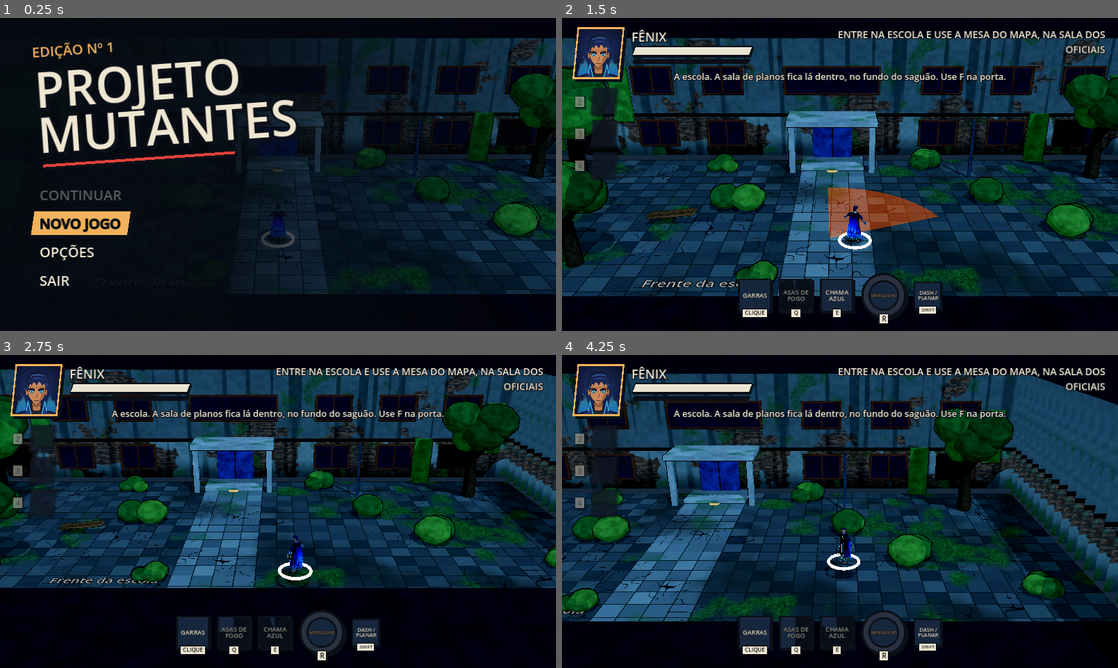
Above: before the commit, frames 1-4 (two rows, left to right).
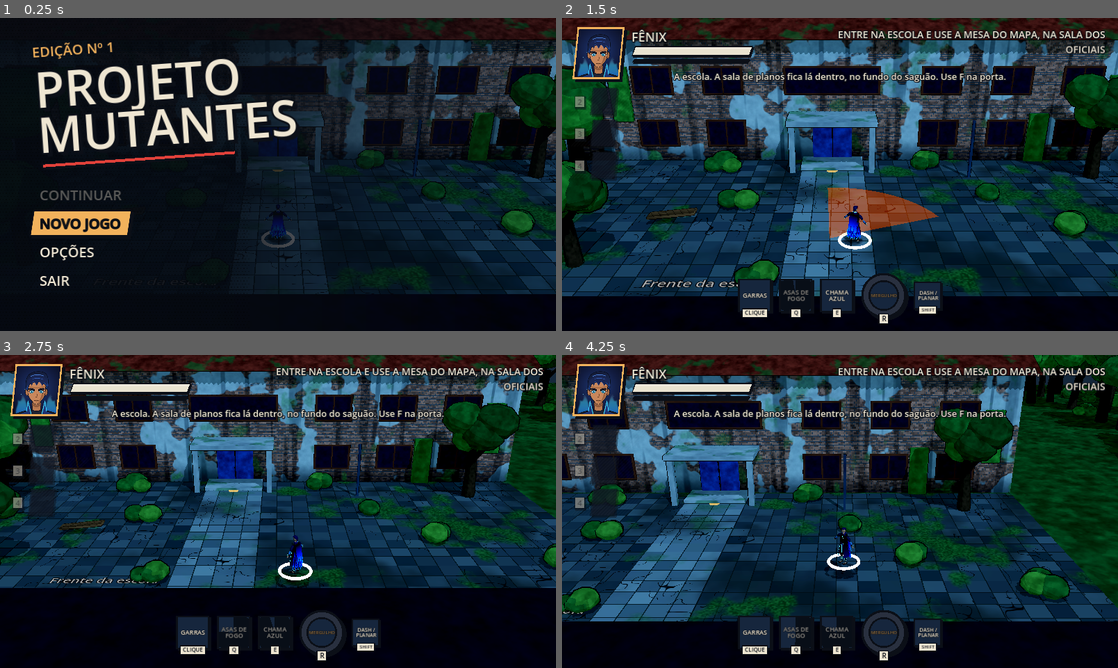
Above: after the commit, the same moments.

Repository: Giovivi/jogo_do_bolo
Game: Godot game, scene res://scenes/main.tscn
The game is run twice, just before and just after one commit, with the same random seed, the same clock (stepped at 60 frames per second) and the same inputs.
Inputs (mouse positions are in pixels of both pictures, inside the frame that each line leads up to):
- Up to frame 1 (0.25 s): no input
- Up to frame 2 (1.5 s): click "NOVO JOGO" at 0.5 s; tap Enter (confirm) at 1.25 s; move the mouse to (962, 158) at 1.27 s; hold D (move_right) from 1.28 s (still down); hold Q (ability_1) from 1.28 s (still down); click (962, 158) at 1.42 s
- Up to frame 3 (2.75 s): tap Space (jump) at 1.52, 2.27 s; move the mouse to (166, 527) at 2.02 s; release D (move_right) at 2.03 s; release Q (ability_1) at 2.03 s; hold S (move_down) from 2.03 s (still down); tap E (ability_2) at 2.1 s
- Up to frame 4 (4.25 s): move the mouse to (895, 442) at 2.77 s; release S (move_down) at 2.78 s; press the mouse at (895, 442) at 2.78 s; hold D (move_right) 2.78-3.53 s; move the mouse to (812, 574) at 3.52 s; release the mouse at (812, 574) at 3.53 s; hold W (move_up) from 3.53 s (still down); tap Enter (confirm) at 3.6 s; click (812, 574) at 3.67 s; tap Space (jump) at 3.77 s

The runs differ from the first frame. In frame 1, 8.3% of the frame differs, in the area x 43-100%, y 0-71%; in frame 2, 24%; in frame 3, 24%; in frame 4, 33%, in the area x 0-100%, y 0-86%.

Commit message:
Hub: prédio da escola com telhado, campo maior e mata física nas bordas
Co-Authored-By: Claude Opus 5.5 <noreply@anthropic.com>
Claude-Session: https://claude.ai/code/session_01GLyMG5BnQWAf1q9zx54Hy1

Diff:
--- a/scripts/art/look.gd
+++ b/scripts/art/look.gd
@@ -113,6 +113,8 @@
 		var r := rng.randf_range(0.9, 1.5) * scale
 		var off := Vector3(rng.randf_range(-1.2, 1.2), rng.randf_range(3.4, 4.8), rng.randf_range(-1.0, 1.0)) * scale
 		piece(t, blob(r, r * 1.6), foliage(greens[i % 3]), off, Vector3(0, rng.randf_range(0, 90), 0))
+	# O tronco é sólido: ninguém atravessa árvore.
+	_solid_cylinder(t, Vector3.ZERO, 0.4 * scale, 3.0 * scale)
 	return t
 
 
@@ -124,3 +126,20 @@
 		var r := size * rng.randf_range(0.35, 0.6)
 		var off := Vector3(rng.randf_range(-0.5, 0.5) * size, r * 0.6, rng.randf_range(-0.4, 0.4) * size)
 		piece(parent, blob(r, r * 1.4), foliage(greens[i % 2]), pos + off)
+	# A moita também é sólida.
+	_solid_cylinder(parent, pos, 0.42 * size, 0.9 * size)
+
+
+## Cilindro de colisão (camada do mundo) com a base em `base`.
+static func _solid_cylinder(parent: Node3D, base: Vector3, radius: float, height: float) -> void:
+	var body := StaticBody3D.new()
+	body.collision_layer = 1  # Game.LAYER_WORLD
+	body.collision_mask = 0
+	var shape := CollisionShape3D.new()
+	var cyl := CylinderShape3D.new()
+	cyl.radius = radius
+	cyl.height = height
+	shape.shape = cyl
+	body.add_child(shape)
+	body.position = base + Vector3(0, height * 0.5, 0)
+	parent.add_child(body)
--- a/scripts/hub/escola.gd
+++ b/scripts/hub/escola.gd
@@ -16,6 +16,10 @@
 const MEZ_Y := 3.5
 const LAMP := Color(1.0, 0.76, 0.42)
 
+const CAMPO_X := 34.0     # o campo vai de -34 a 34 em x
+const CAMPO_Z0 := -26.0   # e de -26 (atrás do prédio) até a frente do pátio
+const PREDIO_Z0 := -8.0   # fundo do prédio
+
 var inside_spawn := Vector3(IN_X, 0, 2)
 var outside_door_spot := Vector3(0, 0, 10)
 
@@ -24,6 +28,7 @@
 var _lab_door: Door
 ## Parede da frente das salas laterais: {rect, mat} (some com o grupo dentro).
 var _frentes: Array[Dictionary] = []
+var _predio: Node3D
 var _porta_oficiais: Array = []
 var _mapa: MesaMapa
 
@@ -66,8 +71,14 @@
 	_floor(-20, 8, 20, 24, Color.WHITE)
 	# Caminho de cimento rachado até a porta.
 	_box_visual_mat(Vector3(0, 0.01, 16), Vector3(4, 0.02, 16), Look.tiles({"tile_a": Color(0.5, 0.49, 0.45), "tile_b": Color(0.46, 0.45, 0.42), "tile_size": 1.0, "grass_amount": 0.3}))
+	_build_limites_frente()
+	_build_predio()
+	var n0 := get_child_count()
 	_build_fachada()
-	_build_limites_frente()
+	for c in get_children().slice(n0):
+		(c as Node).reparent(_predio)
+	# Atrás do prédio, ele sai da frente da câmera.
+	_frentes.append({"rect": Rect2(-CAMPO_X, CAMPO_Z0, CAMPO_X * 2.0, PREDIO_Z0 - CAMPO_Z0 + 0.5), "nodes": [_predio], "faded": false})
 	Look.tree(self, Vector3(-15, 0, 12), 1.3, 1)
 	Look.tree(self, Vector3(16, 0, 11), 1.1, 2)
 	Look.tree(self, Vector3(-11, 0, 21), 0.9, 3)
@@ -91,12 +102,85 @@
 ## Limites do pátio: a fachada e a estrutura em volta só eram desenho, sem colisão,
 ## e o grupo atravessava a escola. Agora seguram o grupo dentro do pátio.
 func _build_limites_frente() -> void:
-	# Fachada: parede sólida atrás das janelas e da porta.
-	_invisible_wall(Vector3(0, 4.0, 7.0), Vector3(40.0, 8.0, 1.8))
-	# Laterais e frente (a mureta em corte já desenhada pela estrutura).
-	_invisible_wall(Vector3(-20.2, 1.5, 16.0), Vector3(0.4, 3.0, 16.0))
-	_invisible_wall(Vector3(20.2, 1.5, 16.0), Vector3(0.4, 3.0, 16.0))
-	_invisible_wall(Vector3(0, 1.5, 24.2), Vector3(40.8, 3.0, 0.4))
+	# O campo em volta da escola: pátio na frente, gramado dos lados e atrás.
+	var grass := Look.surface(Color(0.22, 0.3, 0.16), {"variation": 0.35, "noise_scale": 1.5, "moss_amount": 0.6})
+	var keep := _floor_mat
+	_floor_mat = grass
+	_floor(-CAMPO_X, CAMPO_Z0, -20, 24, Color.WHITE)
+	_floor(20, CAMPO_Z0, CAMPO_X, 24, Color.WHITE)
+	_floor(-20, CAMPO_Z0, 20, 8, Color.WHITE)
+	_floor_mat = keep
+	# Bordas do campo (a mureta em corte na frente; mato fechado no resto).
+	_invisible_wall(Vector3(-CAMPO_X - 0.2, 1.5, (CAMPO_Z0 + 24.0) * 0.5), Vector3(0.4, 3.0, 24.0 - CAMPO_Z0))
+	_invisible_wall(Vector3(CAMPO_X + 0.2, 1.5, (CAMPO_Z0 + 24.0) * 0.5), Vector3(0.4, 3.0, 24.0 - CAMPO_Z0))
+	_invisible_wall(Vector3(0, 1.5, CAMPO_Z0 - 0.2), Vector3(CAMPO_X * 2.0, 3.0, 0.4))
+	_invisible_wall(Vector3(0, 1.5, 24.2), Vector3(CAMPO_X * 2.0, 3.0, 0.4))
+	# Fora do campo: mata fechada em vez de paredão de tijolo (atrás e dos lados).
+	_floor_mat = grass
+	_floor(-56, -46, 54, CAMPO_Z0, Color.WHITE)
+	_floor(-56, CAMPO_Z0, -CAMPO_X, 30, Color.WHITE)
+	_floor(CAMPO_X, CAMPO_Z0, 54, 30, Color.WHITE)
+	_floor_mat = keep
+	var k := 0
+	var zf := -45.0
+	while zf < 28.0:
+		var xf := -54.0
+		while xf < 52.0:
+			var q := Vector3(xf + rng.randf_range(-1.2, 1.2), 0, zf + rng.randf_range(-1.2, 1.2))
+			var fora := q.z < CAMPO_Z0 - 1.0 or absf(q.x) > CAMPO_X + 1.0
+			var perto := q.z > CAMPO_Z0 - 16.0 and absf(q.x) < CAMPO_X + 16.0
+			if fora and perto:
+				k += 1
+				if k % 4 == 0:
+					Look.bush(self, q, rng.randf_range(1.4, 2.2), 400 + k)
+				else:
+					Look.tree(self, q, rng.randf_range(1.1, 1.7), 400 + k)
+			xf += 4.0
+		zf += 4.0
+	# Mato e árvores pelo campo, mais fechado perto das bordas.
+	for i in 26:
+		var p := Vector3(rng.randf_range(-CAMPO_X + 1.0, CAMPO_X - 1.0), 0, rng.randf_range(CAMPO_Z0 + 1.0, 23.0))
+		if absf(p.x) < 23.0 and p.z > -18.0:
+			continue  # longe do prédio e do pátio
+		if i % 3 == 0:
+			Look.tree(self, p, rng.randf_range(1.0, 1.5), 200 + i)
+		else:
+			Look.bush(self, p, rng.randf_range(1.0, 1.8), 200 + i)
+
+
+## O prédio da escola visto de fora: dois andares de tijolo e telhado de
+## duas águas. Atrás dele, o prédio sai da frente da câmera.
+func _build_predio() -> void:
+	var predio := Node3D.new()
+	predio.name = "Predio"
+	add_child(predio)
+	var h := 8.0
+	var tijolo := Look.brick({"moss_amount": 0.6})
+	# Volume do prédio (com colisão).
+	var body := _solid_piece(Vector3(0, h * 0.5, (PREDIO_Z0 + 7.9) * 0.5), Vector3(40.0, h, 7.9 - PREDIO_Z0), tijolo)
+	body.reparent(predio)
+	# Telhado de duas águas com beiral.
+	var telha := Look.surface(Color(0.45, 0.22, 0.16), {"variation": 0.35, "noise_scale": 3.0, "outline": 0.04, "moss_amount": 0.7})
+	var prism := PrismMesh.new()
+	prism.size = Vector3(7.9 - PREDIO_Z0 + 1.6, 4.0, 41.6)
+	var roof := MeshInstance3D.new()
+	roof.mesh = prism
+	roof.material_override = telha
+	roof.rotation_degrees = Vector3(0, 90, 0)
+	roof.position = Vector3(0, h + 2.0, (PREDIO_Z0 + 7.9) * 0.5)
+	predio.add_child(roof)
+	# Janelas nas laterais e nos fundos.
+	var frame := Look.surface(Color(0.36, 0.22, 0.15), {"outline": 0.03})
+	var glass := Look.surface(Color(0.1, 0.14, 0.17), {"variation": 0.3, "noise_scale": 4.0})
+	for y in [1.9, 5.4]:
+		for z in [PREDIO_Z0 + 3.0, PREDIO_Z0 + 8.0, PREDIO_Z0 + 13.0]:
+			for sx in [-1.0, 1.0]:
+				Look.piece(predio, Look.box(Vector3(0.12, 1.8, 2.6)), frame, Vector3(sx * 20.02, y, z))
+				Look.piece(predio, Look.box(Vector3(0.14, 1.6, 2.3)), glass, Vector3(sx * 20.03, y, z))
+		for x in [-15.0, -9.0, -3.0, 3.0, 9.0, 15.0]:
+			Look.piece(predio, Look.box(Vector3(2.6, 1.8, 0.12)), frame, Vector3(x, y, PREDIO_Z0 - 0.02))
+			Look.piece(predio, Look.box(Vector3(2.3, 1.6, 0.14)), glass, Vector3(x, y, PREDIO_Z0 - 0.03))
+	_predio = predio
 
 
 func _invisible_wall(center: Vector3, size: Vector3) -> void:
